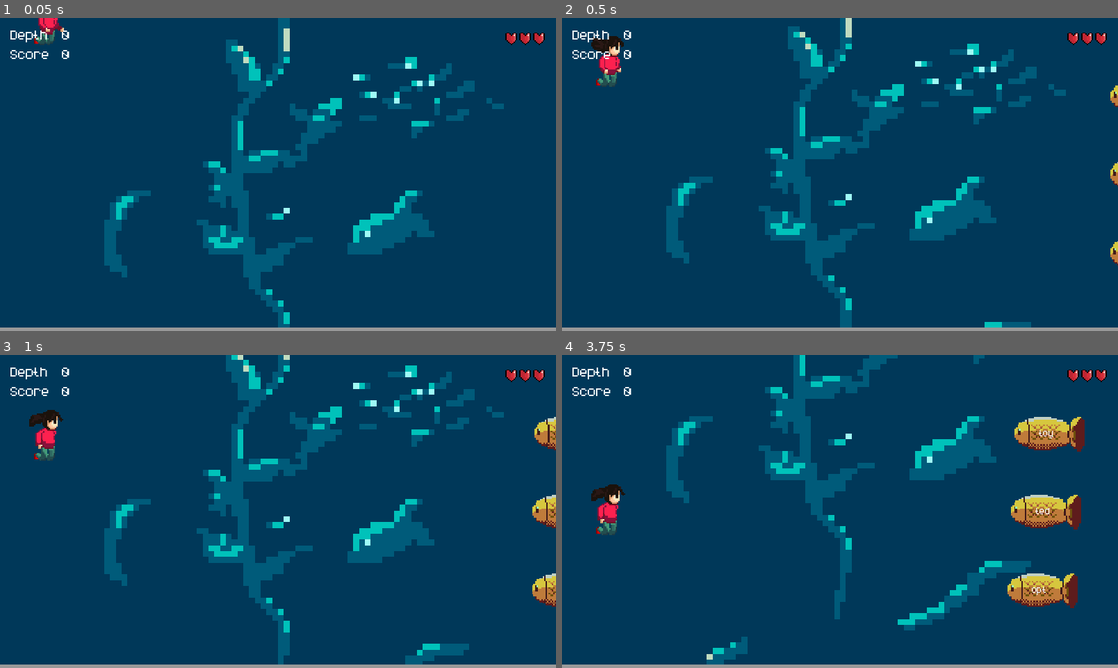
Above: before the commit, frames 1-4 (two rows, left to right).
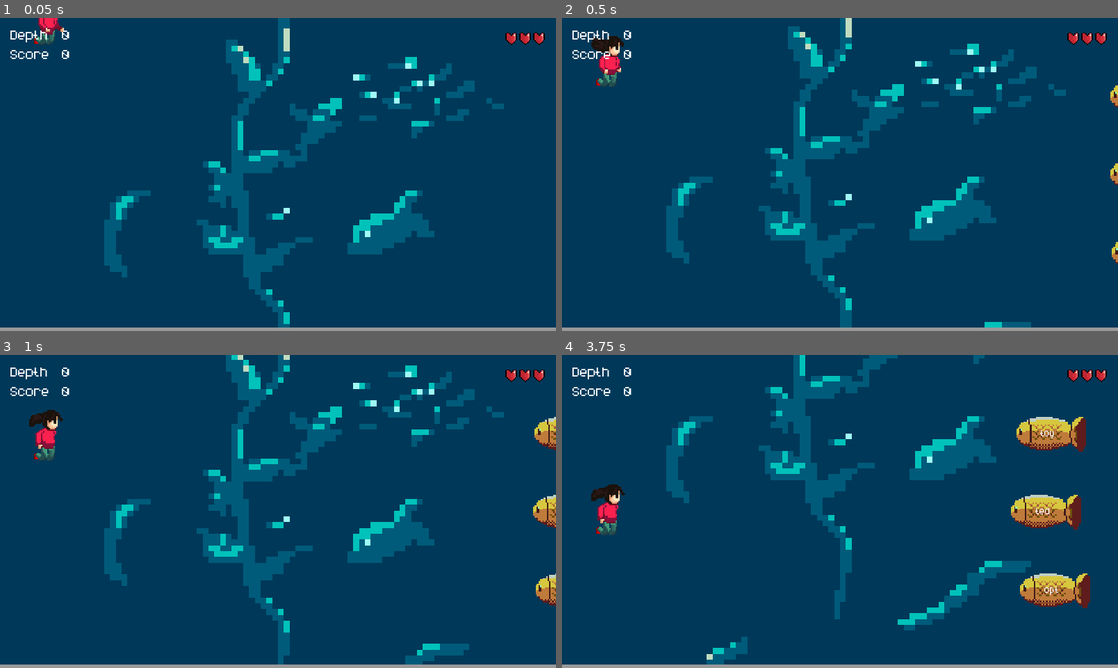
Above: after the commit, the same moments.

Repository: rjcculaway/imported-tuyo-godot
Game: Godot game, scene res://scenes/play.tscn
The game is run twice, just before and just after one commit, with the same random seed, the same clock (stepped at 60 frames per second) and the same inputs. The project has no main scene, so this scene is started directly.
Inputs:
- Up to frame 1 (0.05 s): no input
- Up to frame 2 (0.5 s): no input
- Up to frame 3 (1 s): tap Enter at 0.5 s; hold A (type_letter) from 0.53 s (still down)
- Up to frame 4 (3.75 s): release A (type_letter) at 1.28 s; tap A (type_letter) at 1.35, 2.85 s; hold A (type_letter) 2.03-2.78 s; hold A (type_letter) from 3.53 s (still down)

Frame 1 is identical in both runs. In frame 2, less than 0.1% of the frame differs, in the area x 98-100%, y 46-80%; in frame 3, 0.3%; in frame 4, 1.5%, in the area x 80-95%, y 19-81%.

Commit message:
Renamed Fish component to Typeable and tweaked state pattern

Diff:
--- a/assets/themes/theme.tres
+++ b/assets/themes/theme.tres
@@ -29,10 +29,10 @@
 FishNetBar/base_type = &"ProgressBar"
 FishNetBar/styles/background = SubResource("StyleBoxFlat_i3avi")
 FishNetBar/styles/fill = SubResource("StyleBoxTexture_se632")
-FishWord/base_type = &"RichTextLabel"
-FishWord/font_sizes/normal_font_size = 32
-FishWord/fonts/normal_font = ExtResource("1_f03vb")
 Label/font_sizes/font_size = 48
 Label/fonts/font = ExtResource("1_f03vb")
 MermaidBar/base_type = &"ProgressBar"
 MermaidBar/styles/fill = SubResource("StyleBoxTexture_b1dup")
+TypeableWord/base_type = &"RichTextLabel"
+TypeableWord/font_sizes/normal_font_size = 32
+TypeableWord/fonts/normal_font = ExtResource("1_f03vb")
--- a/scenes/Character.tscn
+++ b/scenes/Character.tscn
@@ -108,7 +108,7 @@
 }
 
 [node name="Shane" type="Sprite2D" node_paths=PackedStringArray("animation_tree")]
-position = Vector2(64, 423.499)
+position = Vector2(64, 115.481)
 texture = ExtResource("1_pyrrf")
 centered = false
 offset = Vector2(0, -72)
--- a/scenes/Fishes/Goldfish.gd
+++ b/scenes/Fishes/Goldfish.gd
@@ -7,4 +7,4 @@
 
 func get_word(word_bank: Resource):
 	var word = word_bank.get_short_word()
-	$Fish.word = word
+	$Typeable.word = word
--- a/scenes/Fishes/Goldfish.tscn
+++ b/scenes/Fishes/Goldfish.tscn
@@ -1,16 +1,19 @@
 [gd_scene load_steps=3 format=3 uid="uid://bdovpdtdf55gc"]
 
 [ext_resource type="Script" path="res://scenes/Fishes/Goldfish.gd" id="1_78amp"]
-[ext_resource type="PackedScene" uid="uid://dnq2f567si8mc" path="res://scenes/Fishes/Fish.tscn" id="1_m88vf"]
+[ext_resource type="PackedScene" uid="uid://dnq2f567si8mc" path="res://scenes/Fishes/Typeable.tscn" id="1_m88vf"]
 
 [node name="Goldfish" type="Node2D" groups=["fishes"]]
 script = ExtResource("1_78amp")
 
-[node name="Fish" parent="." instance=ExtResource("1_m88vf")]
+[node name="Typeable" parent="." instance=ExtResource("1_m88vf")]
 unique_name_in_owner = true
 base_point_value = 1
 max_velocity_multiplier = 1.15
 fish_velocity = Vector2(-64, 0)
 sprite_speed = 0.25
 
-[editable path="Fish"]
+[node name="Sprite2D" parent="Typeable" index="0"]
+frame = 0
+
+[editable path="Typeable"]
--- a/scenes/Fishes/Mermaid.gd
+++ b/scenes/Fishes/Mermaid.gd
@@ -3,7 +3,6 @@
 signal mermaid_over()
 
 @onready var mermaid_sprite: Sprite2D = get_node("%MermaidSprite")
-
 
 func appear() -> void:
 	mermaid_sprite.visible = true
--- a/scenes/Fishes/Mermaid.tscn
+++ b/scenes/Fishes/Mermaid.tscn
@@ -58,13 +58,14 @@
 curve = SubResource("Curve2D_13ppp")
 
 [node name="MermaidPathFollow" type="PathFollow2D" parent="MermaidPath"]
-position = Vector2(-86.8462, 46.1303)
+position = Vector2(-94.7448, 136.16)
 rotation = -2.35619
-progress = 737.043
+progress = 829.834
 rotates = false
 
 [node name="MermaidSprite" type="Sprite2D" parent="MermaidPath/MermaidPathFollow"]
 unique_name_in_owner = true
+z_index = 1
 material = SubResource("ShaderMaterial_3mcd6")
 position = Vector2(-2.15792e-05, -2.15792e-05)
 rotation = 2.35619
--- a/scenes/Fishes/Tawilis.gd
+++ b/scenes/Fishes/Tawilis.gd
@@ -6,4 +6,4 @@
 
 func get_word(word_bank: Resource):
 	var word = word_bank.get_long_word()
-	$Fish.word = word
+	$Typeable.word = word
--- a/scenes/Fishes/Tawilis.tscn
+++ b/scenes/Fishes/Tawilis.tscn
@@ -1,7 +1,7 @@
 [gd_scene load_steps=5 format=3 uid="uid://cfp6yoyl5j8h7"]
 
 [ext_resource type="Script" path="res://scenes/Fishes/Tawilis.gd" id="1_1xy3q"]
-[ext_resource type="PackedScene" uid="uid://dnq2f567si8mc" path="res://scenes/Fishes/Fish.tscn" id="1_vhnt5"]
+[ext_resource type="PackedScene" uid="uid://dnq2f567si8mc" path="res://scenes/Fishes/Typeable.tscn" id="1_vhnt5"]
 [ext_resource type="Texture2D" uid="uid://c4bkf05832ok3" path="res://assets/graphics/tawilis.png" id="2_qpsyh"]
 
 [sub_resource type="CapsuleShape2D" id="CapsuleShape2D_grddg"]
@@ -11,18 +11,18 @@
 [node name="Tawilis" type="Node2D" groups=["fishes"]]
 script = ExtResource("1_1xy3q")
 
-[node name="Fish" parent="." instance=ExtResource("1_vhnt5")]
+[node name="Typeable" parent="." instance=ExtResource("1_vhnt5")]
 fish_size = 2
 base_point_value = 5
 max_velocity_multiplier = 2.5
 fish_velocity = Vector2(-64, 0)
 sprite_speed = 0.5
 
-[node name="Sprite2D" parent="Fish" index="0"]
+[node name="Sprite2D" parent="Typeable" index="0"]
 texture = ExtResource("2_qpsyh")
-frame = 1
+frame = 2
 
-[node name="CollisionShape2D" parent="Fish" index="1"]
+[node name="CollisionShape2D" parent="Typeable" index="1"]
 shape = SubResource("CapsuleShape2D_grddg")
 
-[editable path="Fish"]
+[editable path="Typeable"]
--- a/scenes/Fishes/Tilapia.gd
+++ b/scenes/Fishes/Tilapia.gd
@@ -6,4 +6,4 @@
 
 func get_word(word_bank: Resource):
 	var word = word_bank.get_medium_word()
-	$Fish.word = word
+	$Typeable.word = word
--- a/scenes/Fishes/Tilapia.tscn
+++ b/scenes/Fishes/Tilapia.tscn
@@ -1,13 +1,13 @@
 [gd_scene load_steps=4 format=3 uid="uid://bun5y18j58rjo"]
 
-[ext_resource type="PackedScene" uid="uid://dnq2f567si8mc" path="res://scenes/Fishes/Fish.tscn" id="1_otx72"]
+[ext_resource type="PackedScene" uid="uid://dnq2f567si8mc" path="res://scenes/Fishes/Typeable.tscn" id="1_otx72"]
 [ext_resource type="Script" path="res://scenes/Fishes/Tilapia.gd" id="1_tsq4h"]
 [ext_resource type="Texture2D" uid="uid://crh5s123ow3t6" path="res://assets/graphics/tilapia.png" id="2_uk7h7"]
 
 [node name="Tilapia" type="Node2D" groups=["fishes"]]
 script = ExtResource("1_tsq4h")
 
-[node name="Fish" parent="." instance=ExtResource("1_otx72")]
+[node name="Typeable" parent="." instance=ExtResource("1_otx72")]
 unique_name_in_owner = true
 fish_size = 1
 base_point_value = 3
@@ -16,8 +16,8 @@
 fish_velocity = Vector2(-64, 0)
 sprite_speed = 0.25
 
-[node name="Sprite2D" parent="Fish" index="0"]
+[node name="Sprite2D" parent="Typeable" index="0"]
 texture = ExtResource("2_uk7h7")
-frame = 1
+frame = 3
 
-[editable path="Fish"]
+[editable path="Typeable"]
--- a/scenes/Fishes/Fish.gd
+++ b/scenes/Fishes/Typeable.gd
@@ -1,15 +1,15 @@
-class_name Fish
+class_name Typeable
 extends CharacterBody2D
 
-signal fish_caught(fish_size: FishSize, base_point_value: int)
+signal typeable_caught(fish_size: TypeableSize, base_point_value: int)
 
-enum FishSize {
+enum TypeableSize {
 		SMALL,
 		MEDIUM,
 		LARGE
 }
 
-@export var fish_size: FishSize
+@export var fish_size: TypeableSize
 @export var base_point_value: int
 
 @export var min_velocity_multiplier: float = 1.0
@@ -19,7 +19,7 @@
 @export var sprite_speed: float :
 	set (value):
 		if (is_node_ready()):
-			$FishAnimationTree["parameters/TimeScale/scale"] = value	# Reflect the time scale of the sprite animation to this value
+			$TypeableAnimationTree["parameters/TimeScale/scale"] = value	# Reflect the time scale of the sprite animation to this value
 		sprite_speed = value
 	get:
 		return sprite_speed
@@ -27,13 +27,13 @@
 var word: String :
 	set (value):
 		word = value
-		$FishWord.text = word;
+		$TypeableWord.text = word;
 	get:
 		return word
 
 # Called when the node enters the scene tree for the first time.
 func _ready():
-	$FishAnimationTree["parameters/TimeScale/scale"] = sprite_speed
+	$TypeableAnimationTree["parameters/TimeScale/scale"] = sprite_speed
 	velocity = fish_velocity * randf_range(min_velocity_multiplier, max_velocity_multiplier)
 
 func _physics_process(_delta):
@@ -41,7 +41,7 @@
 	return
 
 func highlight_word(end: int):
-	var fish_word_label: RichTextLabel = $FishWord
+	var fish_word_label: RichTextLabel = $TypeableWord
 	fish_word_label.remove_paragraph(0)
 	fish_word_label.push_color(Color.YELLOW)
 	fish_word_label.append_text(word.substr(0, end))
@@ -49,13 +49,13 @@
 	fish_word_label.append_text(word.substr(end, -1))
 
 func reset_text():
-	var fish_word_label: RichTextLabel = $FishWord
+	var fish_word_label: RichTextLabel = $TypeableWord
 	fish_word_label.remove_paragraph(0)
 	fish_word_label.append_text(word)
 
 func _on_current_word_changed(current_word: String):
 	if word == current_word:
-		fish_caught.emit(fish_size, base_point_value)
+		typeable_caught.emit(fish_size, base_point_value)
 		get_parent().queue_free()
 		return
 
--- a/scenes/Fishes/Fish.tscn
+++ b/scenes/Fishes/Typeable.tscn
@@ -1,9 +1,9 @@
 [gd_scene load_steps=13 format=3 uid="uid://dnq2f567si8mc"]
 
-[ext_resource type="Script" path="res://scenes/Fishes/Fish.gd" id="1_mgkdx"]
-[ext_resource type="Texture2D" uid="uid://cib4ske3c2inj" path="res://assets/graphics/goldfish.png" id="2_bw84a"]
-[ext_resource type="Script" path="res://scenes/Fishes/FishAnimationTree.gd" id="3_x0f0n"]
-[ext_resource type="Theme" uid="uid://beone4616rq8g" path="res://assets/themes/theme.tres" id="4_533qw"]
+[ext_resource type="Script" path="res://scenes/Fishes/Typeable.gd" id="1_l06ej"]
+[ext_resource type="Texture2D" uid="uid://cib4ske3c2inj" path="res://assets/graphics/goldfish.png" id="2_vjhew"]
+[ext_resource type="Script" path="res://scenes/Fishes/TypeableAnimationTree.gd" id="3_2palh"]
+[ext_resource type="Theme" uid="uid://beone4616rq8g" path="res://assets/themes/theme.tres" id="4_v865o"]
 
 [sub_resource type="CapsuleShape2D" id="CapsuleShape2D_hb7pa"]
 radius = 28.0
@@ -24,7 +24,6 @@
 [sub_resource type="AnimationNodeTimeScale" id="AnimationNodeTimeScale_4xcpv"]
 
 [sub_resource type="AnimationNodeBlendTree" id="AnimationNodeBlendTree_c133h"]
-graph_offset = Vector2(-523.458, -100.967)
 nodes/StateMachine/node = SubResource("AnimationNodeStateMachine_g4xl1")
 nodes/StateMachine/position = Vector2(-220, 100)
 nodes/TimeScale/node = SubResource("AnimationNodeTimeScale_4xcpv")
@@ -53,34 +52,35 @@
 "fish_idle": SubResource("Animation_1bxg6")
 }
 
-[node name="Fish" type="CharacterBody2D"]
+[node name="Typeable" type="CharacterBody2D"]
+z_index = 2
 collision_mask = 0
-script = ExtResource("1_mgkdx")
+script = ExtResource("1_l06ej")
 
 [node name="Sprite2D" type="Sprite2D" parent="."]
-texture = ExtResource("2_bw84a")
+texture = ExtResource("2_vjhew")
 hframes = 4
-frame = 3
+frame = 2
 
 [node name="CollisionShape2D" type="CollisionShape2D" parent="."]
 visible = false
 rotation = 1.5708
 shape = SubResource("CapsuleShape2D_hb7pa")
 
-[node name="FishAnimationTree" type="AnimationTree" parent="."]
+[node name="TypeableAnimationTree" type="AnimationTree" parent="."]
 unique_name_in_owner = true
 tree_root = SubResource("AnimationNodeBlendTree_c133h")
 anim_player = NodePath("../AnimationPlayer")
 active = true
 parameters/TimeScale/scale = 0.25
-script = ExtResource("3_x0f0n")
+script = ExtResource("3_2palh")
 
 [node name="AnimationPlayer" type="AnimationPlayer" parent="."]
 libraries = {
 "": SubResource("AnimationLibrary_d7326")
 }
 
-[node name="FishWord" type="RichTextLabel" parent="."]
+[node name="TypeableWord" type="RichTextLabel" parent="."]
 unique_name_in_owner = true
 anchors_preset = 8
 anchor_left = 0.5
@@ -95,8 +95,8 @@
 grow_vertical = 2
 size_flags_horizontal = 3
 size_flags_vertical = 3
-theme = ExtResource("4_533qw")
-theme_type_variation = &"FishWord"
+theme = ExtResource("4_v865o")
+theme_type_variation = &"TypeableWord"
 bbcode_enabled = true
 fit_content = true
 scroll_active = false
--- a/scenes/Play.gd
+++ b/scenes/Play.gd
@@ -10,16 +10,18 @@
 
 @export var max_lives = 3
 @export var max_fish_net_power = 100
+@export var mermaid_appearance_depth = 2 # Which depth does the mermaid appear
 
 enum GameStates {
+	TRANSITIONING,
 	GAME_START,
 	GAME_PAUSED,
-	GAME_RUNNING,
+	GAME_NORMAL,
 	GAME_MERMAID,
 	GAME_OVER
 }
 
-var current_state: GameStates = GameStates.GAME_RUNNING
+var current_state: GameStates = GameStates.GAME_NORMAL
 
 var lives: int = 0 :
 	set(new_lives):
@@ -48,14 +50,25 @@
 
 func enter_state(next_state: GameStates) -> void:
 	exit_state(current_state)
+	current_state = GameStates.TRANSITIONING
+	print_debug("Transitioning to state: " + GameStates.keys()[next_state])
 	match next_state:
+		GameStates.GAME_NORMAL:
+			%DepthIncreaseTimer.start()
+			%Spawner.enter_state(Spawner.SpawnerState.SPAWNER_NORMAL)
+		GameStates.GAME_MERMAID:
+			%Spawner.enter_state(Spawner.SpawnerState.SPAWNER_MERMAID)
 		_:
 			pass
 	current_state = next_state
+	print_debug("Entered state: " + GameStates.keys()[current_state])
 	return
 
 func exit_state(exiting_state: GameStates) -> void:
+	print_debug("Exiting state: " + GameStates.keys()[exiting_state])
 	match exiting_state:
+		GameStates.GAME_NORMAL:
+			%DepthIncreaseTimer.stop()
 		_:
 			pass
 	return
@@ -85,8 +98,7 @@
 
 				get_viewport().set_input_as_handled()
 
-
-func _on_fish_caught(fish_size: Fish.FishSize, base_point_value: int) -> void:
+func _on_typeable_caught(fish_size: Typeable.TypeableSize, base_point_value: int) -> void:
 	match current_state:
 		GameStates.GAME_OVER:
 			pass
@@ -95,21 +107,24 @@
 			score += base_point_value
 			#warning-ignore:integer_division
 			fish_net_power += 1 + base_point_value / 2
-			print_debug("Fish (%s) was caught for %d point(s)." % [str(fish_size), base_point_value])
+			print_debug("Typeable (%s) was caught for %d point(s)." % [Typeable.TypeableSize.keys()[fish_size], base_point_value])
 			return
 
 func _on_depth_increase_timer_timeout() -> void:
 	match current_state:
 		GameStates.GAME_OVER:
-			return
-		_:
+			pass
+		GameStates.GAME_NORMAL:
 			depth += 1
 			$DepthIncreaseTimer.wait_time = max($DepthIncreaseTimer.wait_time - 0.5, 0.5)
+		_:
+			pass
+	return
 
 func _on_fish_escaped() -> void:
 	match current_state:
 		_:
-			print_debug("Fish escaped!")
+			print_debug("Typeable escaped!")
 			lives -= 1
 
 func _on_lives_changed(new_lives: int) -> void:
@@ -121,10 +136,14 @@
 
 func _on_depth_changed(new_depth) -> void:
 	match current_state:
-		_:
-			var should_mermaid_spawn: bool = new_depth % (500 * (number_of_times_mermaid_appeared + 1)) == 0
+		GameStates.GAME_NORMAL:
+			var should_mermaid_spawn: bool = new_depth % (mermaid_appearance_depth + 2 * number_of_times_mermaid_appeared) == 0
 			if should_mermaid_spawn:
 				enter_state(GameStates.GAME_MERMAID)
+				number_of_times_mermaid_appeared += 1
+		_:
+			pass
+
 
 func load_high_scores() -> Array[Dictionary]:
 	var save_game = FileAccess.open("user://high_scores.dat", FileAccess.READ)
@@ -180,17 +199,9 @@
 		save_file.store_pascal_string(high_scores[i]["player_name"])
 		save_file.store_64((high_scores[i]["player_score"]))
 
-func on_mermaid_over() -> void:
-	match current_state:
-		GameStates.GAME_MERMAID:
-			enter_state(GameStates.GAME_RUNNING)
-		_:
-			pass
-	return
-
 func _on_game_over() -> void:
 	match current_state:
-		GameStates.GAME_RUNNING:
+		GameStates.GAME_NORMAL:
 			save_high_scores()
 			enter_state(GameStates.GAME_OVER)
 			get_tree().paused = true
--- a/scenes/Spawner.gd
+++ b/scenes/Spawner.gd
@@ -1,4 +1,6 @@
-extends Node2D
+class_name Spawner extends Node2D
+
+signal no_more_fishes
 
 @export var spawning_patterns: Array[Resource]
 @export var mermaid_scene: PackedScene
@@ -6,43 +8,90 @@
 @export var word_bank: Resource
 
 enum SpawnerState {
+	TRANSITIONING,
 	SPAWNER_NORMAL,
 	SPAWNER_MERMAID
 }
 
 var current_state: SpawnerState = SpawnerState.SPAWNER_NORMAL
+@onready var size_spawning_patterns: int = spawning_patterns.size() - 1
 
 # # Called when the node enters the scene tree for the first time.
 func _ready():
-	spawn_fishes()
+	enter_state(SpawnerState.SPAWNER_NORMAL)
 
 func spawn_fishes() -> void:
 	var parent: Play = get_parent()
 	var depth: int = parent.depth
+	var log_depth: int = int(log(depth) / log(2))
 
-	var range_of_spawning_patterns: int = clamp(sqrt(depth) / 4, 1, spawning_patterns.size() - 1)
+	var range_of_spawning_patterns: int = clamp(log_depth, 1, size_spawning_patterns)
+	print_debug("range of spawning patterns: " + str(range_of_spawning_patterns))
 
 	var spawning_pattern: Resource = spawning_patterns[randi() % (range_of_spawning_patterns)]
 	var num_of_fishes: int = spawning_pattern.fish_types.size()
 	for i in range(num_of_fishes):
 		var new_fish: Node2D = spawning_pattern.fish_types[i].instantiate()
-		var fish_component: Fish = new_fish.get_node("Fish")
+		var typeable_component: Typeable = new_fish.get_node("Typeable")
 		new_fish.position.y = lerp(spawning_line.points[0].y, spawning_line.points[1].y, 1.0 / (num_of_fishes + 1) * (i + 1.0)) # Evenly divide the spawning points along the vertical axis.
 		new_fish.get_word(word_bank)
 		new_fish.add_to_group("fishes", true)
-		parent.connect("current_typed_word_changed", fish_component._on_current_word_changed)
-		fish_component.connect("fish_caught", parent._on_fish_caught)
-		$ActiveFishes.add_child(new_fish)
+		parent.connect("current_typed_word_changed", typeable_component._on_current_word_changed)
+		typeable_component.connect("typeable_caught", parent._on_typeable_caught)
+		$ActiveFishes.add_child.call_deferred(new_fish)
 	return
 
 func spawn_mermaid() -> void:
-	# var parent: Play = get_parent()
+	var parent: Play = get_parent()
 	var mermaid: Mermaid = mermaid_scene.instantiate()
 	mermaid.position = (get_node('%MermaidSpawnPoint') as Marker2D).position
-	$ActiveFishes.add_child(mermaid)
+	mermaid.connect(&"mermaid_over", parent.enter_state.bind(Play.GameStates.GAME_NORMAL))
+	$ActiveFishes.add_child.call_deferred(mermaid)
 
 func _on_spawn_timer_timeout():
 	match current_state:
 		SpawnerState.SPAWNER_NORMAL:
 			spawn_fishes()
 	return
+
+func enter_state(next_state: SpawnerState) -> void:
+	exit_state(current_state)
+	current_state = SpawnerState.TRANSITIONING
+	print_debug("Transitioning to state: " + SpawnerState.keys()[next_state])
+	match next_state:
+		SpawnerState.SPAWNER_NORMAL:
+			%SpawnTimer.start()
+			spawn_fishes()
+		SpawnerState.SPAWNER_MERMAID:
+			print_debug("Waiting for fishes to be gone...")
+
+			var num_of_active_fishes: int = %ActiveFishes.get_child_count()
+			var no_active_fishes: bool = num_of_active_fishes <= 0
+			if not no_active_fishes:
+				await no_more_fishes
+
+			print_debug("Done waiting! Spawning mermaid!")
+			spawn_mermaid()
+		_:
+			pass
+	current_state = next_state
+	print_debug("Entered state: " + SpawnerState.keys()[current_state])
+	return
+
+func exit_state(exiting_state: SpawnerState) -> void:
+	print_debug("Exiting spawner state: " + SpawnerState.keys()[exiting_state])
+	match exiting_state:
+		SpawnerState.SPAWNER_NORMAL:
+			%SpawnTimer.stop()
+		_:
+			pass
+	return
+
+func _on_active_fishes_reduced(node: Node) -> void:
+	if not (node is Mermaid):
+		var is_last_fish_captured_or_escaped: bool = %ActiveFishes.get_child_count() - 1 <= 0 # Subtract by 1 since `child_exiting_tree` emits BEFORE the node exits the tree.
+		print_debug("Number of active fishes: " + str(%ActiveFishes.get_child_count() - 1))
+		if is_last_fish_captured_or_escaped:
+			print_debug("No more fishes!")
+			no_more_fishes.emit()
+		return
--- a/scenes/play.tscn
+++ b/scenes/play.tscn
@@ -42,6 +42,7 @@
 [node name="Play" type="Node2D"]
 texture_repeat = 2
 script = ExtResource("1_nchbe")
+mermaid_appearance_depth = 10
 
 [node name="BG" type="Sprite2D" parent="."]
 scale = Vector2(1, 720)
@@ -58,10 +59,11 @@
 script = ExtResource("2_yfhgu")
 
 [node name="Character" parent="." instance=ExtResource("3_ts3qv")]
-position = Vector2(64, 297.116)
-frame = 6
+position = Vector2(64, 240.528)
+frame = 7
 
 [node name="Spawner" type="Node2D" parent="." node_paths=PackedStringArray("spawning_line")]
+unique_name_in_owner = true
 position = Vector2(1380, 0)
 script = ExtResource("4_bf7dc")
 spawning_patterns = Array[Resource]([ExtResource("6_3u7q4"), ExtResource("7_nx0p3"), ExtResource("8_0m0bg"), ExtResource("9_i2f4r"), ExtResource("10_itmq8"), ExtResource("11_rkp8w"), ExtResource("12_tbx04"), ExtResource("13_6of11"), ExtResource("14_14l6s"), ExtResource("15_4x446")])
@@ -75,6 +77,7 @@
 default_color = Color(1, 1, 1, 0)
 
 [node name="SpawnTimer" type="Timer" parent="Spawner"]
+unique_name_in_owner = true
 wait_time = 5.0
 autostart = true
 script = ExtResource("5_0qupf")
@@ -193,6 +196,7 @@
 [connection signal="lives_changed" from="." to="HUD/Lives" method="_on_play_lives_changed"]
 [connection signal="score_changed" from="." to="HUD/GameInformationContainer/PlayerScoreContainer/ScoreValueLabel" method="_on_score_changed"]
 [connection signal="timeout" from="Spawner/SpawnTimer" to="Spawner" method="_on_spawn_timer_timeout"]
+[connection signal="child_exiting_tree" from="Spawner/ActiveFishes" to="Spawner" method="_on_active_fishes_reduced"]
 [connection signal="body_exited" from="FishDespawnArea" to="FishDespawnArea" method="_on_body_exited"]
 [connection signal="fish_escaped" from="FishDespawnArea" to="." method="_on_fish_escaped"]
 [connection signal="timeout" from="DepthIncreaseTimer" to="." method="_on_depth_increase_timer_timeout"]
Renamed: scenes/Fishes/FishAnimationTree.gd -> scenes/Fishes/TypeableAnimationTree.gd
